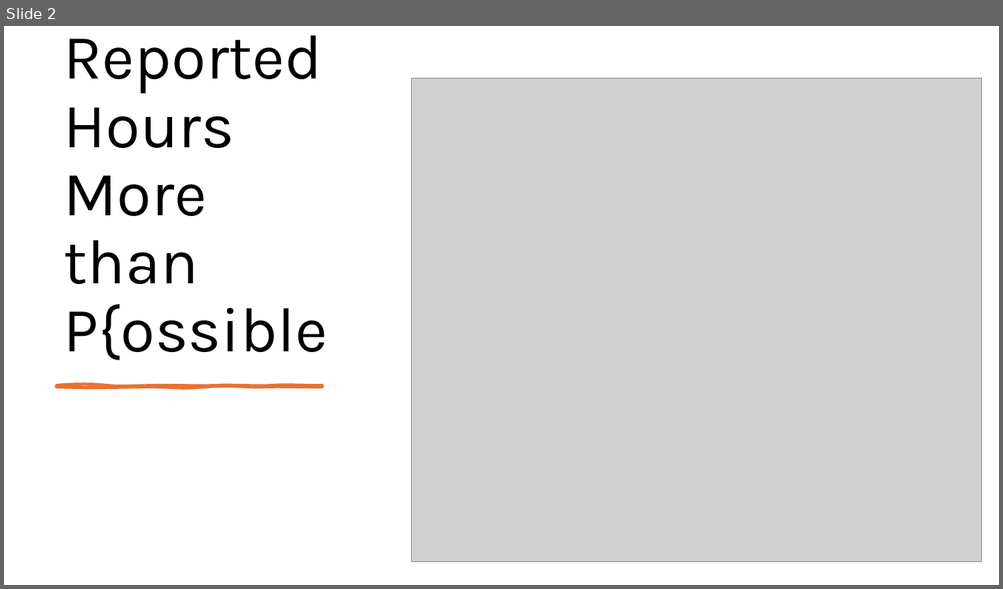
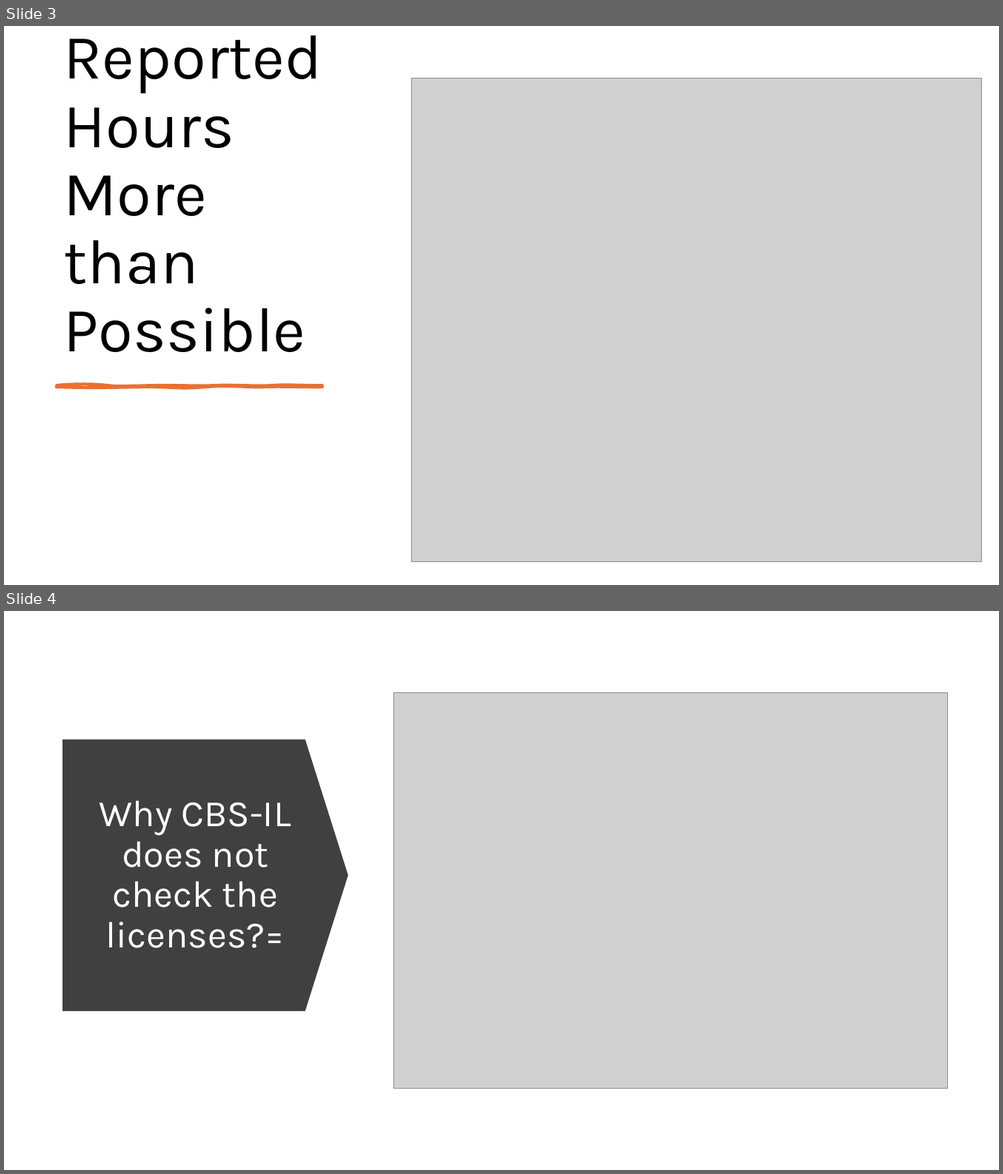
Before and after one commit to mzhao577/Download_FraudCases, a slide deck: FraudAnalysis_ReportedCases.pptx. Shown one above the other, each under a label of ours: slide 2 before the commit, slides 3 and 4 after it. The pictures are 1003x589 and 1003x1174 pixels, drawn with LibreOffice and Linux fonts; fonts in the diff are those of the drawing; grey boxes stand for pictures. Boxes give left, top, right and bottom in pixels: in the first picture for what was removed or moved away, otherwise in the second. Text is boxed around its words. In the diff, an @@ line names an element or a change of style, - is before the commit and + after.

```diff
--- a/FraudAnalysis_ReportedCases.pptx
+++ b/FraudAnalysis_ReportedCases.pptx
@@ slide 4 added at (4,611,999,1170), background #FFFFFF @@
@@ picture added at (393,693,947,1088) @@
@@ down arrow added at (63,739,349,1011), fill #404040 @@
@@ title added at (99,800,291,948), 36 pt, text #FFFFFF @@
+Why CBS-IL does not check the licenses?=
@@ what was slide 2 is now slide 3 @@
@@ slide 3 changed as well @@
@@ title at (64,35,323,352): text changed @@
-Reported Hours More than P{ossible
+Reported Hours More than Possible
```
Also in this commit, not shown: 3 other slides added, 4 slides removed, 9 other files.
